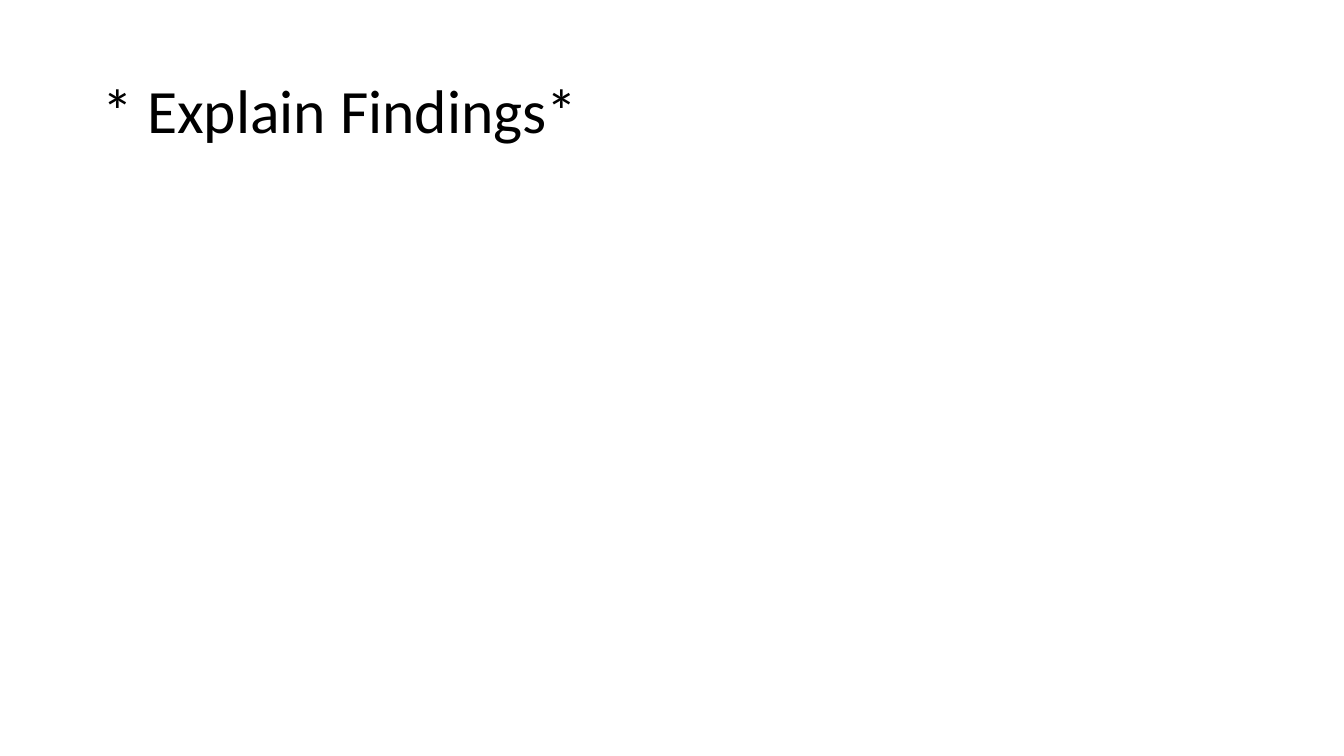
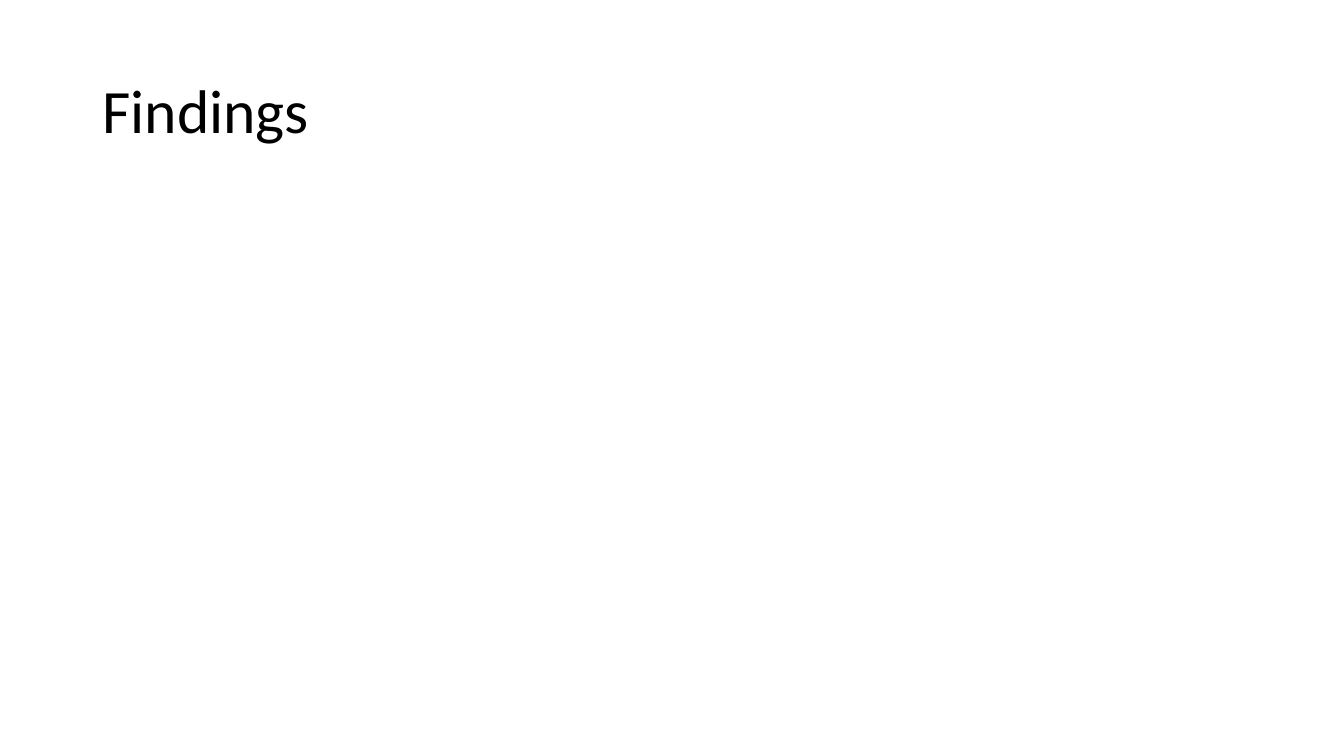
Before and after one commit to vdencarnacion/probset, a slide deck: slide 1 of final_presentation.pptx. Drawn at 1344x756 pixels with LibreOffice and Linux fonts; fonts in the diff are those of the drawing. Boxes give left, top, right and bottom in pixels: in the first picture for what was removed or moved away, otherwise in the second. Text is boxed around its words. In the diff, an @@ line names an element or a change of style, - is before the commit and + after.

```diff
--- a/final_presentation.pptx
+++ b/final_presentation.pptx
@@ title at box(102, 90, 309, 144): text changed @@
-* Explain Findings*
+Findings
```
Also in this commit, not shown: 3 other slides changed, 1 other file.
